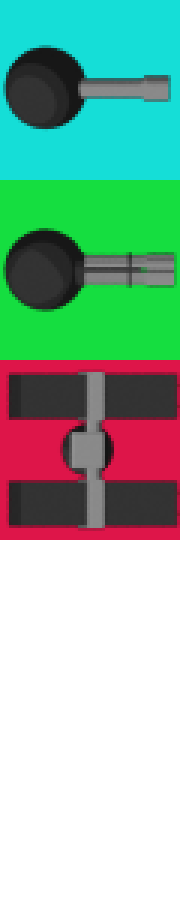
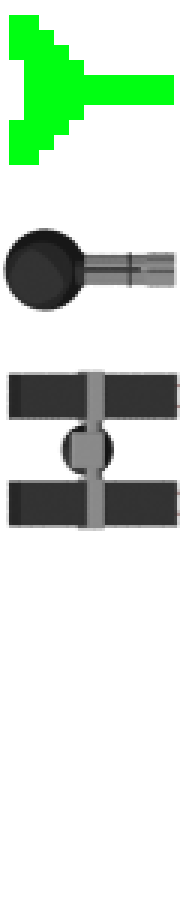
Revision of a layered 180px x 900px image; what changed, layer by layer:
added layer "Layer 19" above "Layer 3" over [9, 15, 174, 165]
hid "basicBarrelGame" over [3, 45, 171, 132]
hid "Layer 0" over [0, 0, 180, 540]
